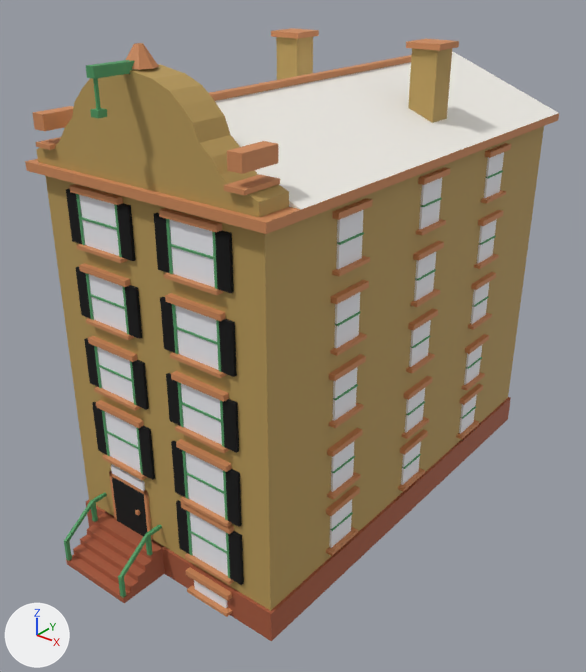
Renders of the Blender file assets/managed-models/buildings/house-1x2-5f-dutch-a/house-1x2-5f-dutch-a.blend from each side of a commit.
Both versions are drawn from a 50 mm lens placed at (1.76, -2.308, 2.075), pointed at (0.008, -0.119, 0.717). The lights are fixed; the arrows at lower left show +X, +Y and +Z. The picture after the commit comes second.

The first picture shows 'house-1x2-5f-dutch-a'.
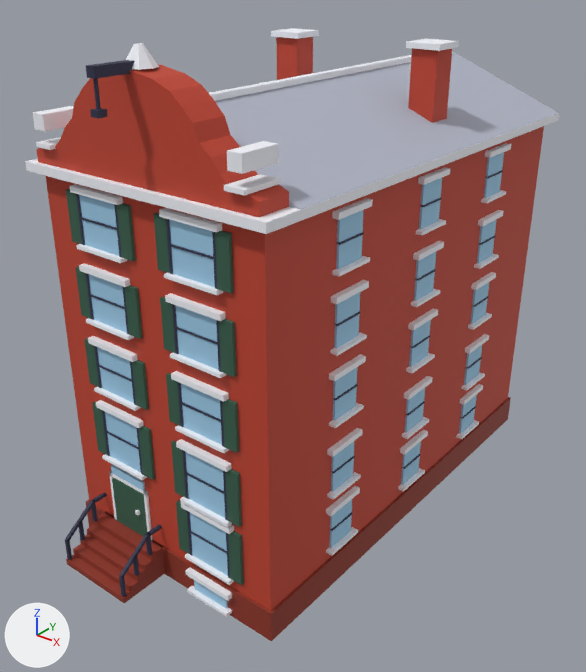
Pixel boxes [x1, y1, x2, y2] of what changed, in the pictures (586 x 672 px; the box of a moved part takes in the faces that stretch with it):
part 1 of me_house_1x2_5f_dutch_a, added: after [78, 520, 85, 541]
part 2 of me_house_1x2_5f_dutch_a, moved or reshaped: before [64, 494, 162, 598]; after [65, 494, 162, 597]
part 3 of me_house_1x2_5f_dutch_a, surface changed: [25, 28, 559, 641] in both

Patch to the scene script:
```diff
--- a/assets/managed-models/buildings/house-1x2-5f-dutch-a/house-1x2-5f-dutch-a.blend.py
+++ b/assets/managed-models/buildings/house-1x2-5f-dutch-a/house-1x2-5f-dutch-a.blend.py
@@ me_house_1x2_5f_dutch_a @@
 # used by ob_house_1x2_5f_dutch_a; location = (0.0, 0.0, 0.0)
-me_house_1x2_5f_dutch_a.from_pydata(...)  # 2380 vertices, 1774 faces; spans x -0.5..0.5, y -1.0..1.0, z 0.0..1.83
+me_house_1x2_5f_dutch_a.from_pydata(...)  # 2396 vertices, 1786 faces; spans x -0.5..0.5, y -1.0..1.0, z 0.0..1.83
+# me_house_1x2_5f_dutch_a part 1: a new loose piece, a box spanning x -0.356..-0.344, y -0.931..-0.919, z 0.072..0.164, in mat_m_house_1x2_5f_dutch_a
+# me_house_1x2_5f_dutch_a part 2
+# 6 vertices are removed from x -0.36..-0.04, y -1.0..-0.99, z 0.02..0.11
+# 38 faces are deleted
+# 2 vertices move from x -0.06..-0.04, y -1.0, z 0.11 to x -0.06..-0.04, y -0.93, z 0.16
+# 14 vertices are added at x -0.36..-0.04, y -1.0..-0.92, z 0.02..0.16
+# 44 new faces join them
+# me_house_1x2_5f_dutch_a part 3: 1736 kept faces spanning x -0.5..0.5, y -1.0..1.0, z 0.0..1.83 get new texture (UV) coordinates
 me_house_1x2_5f_dutch_a.materials.append(mat_m_house_1x2_5f_dutch_a)
```
